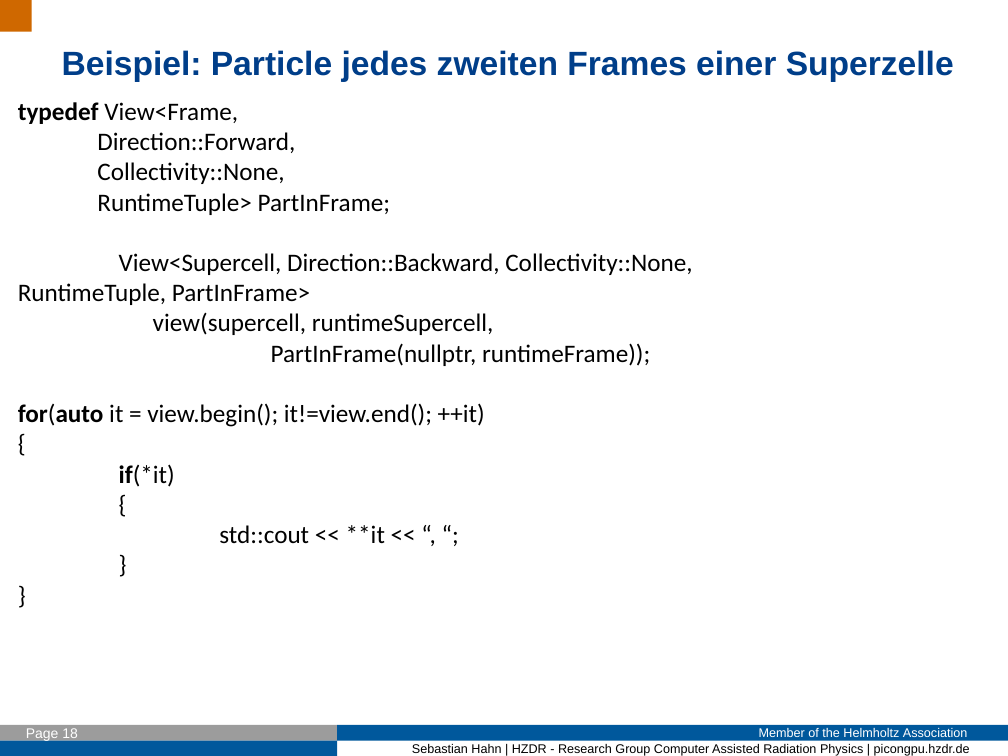
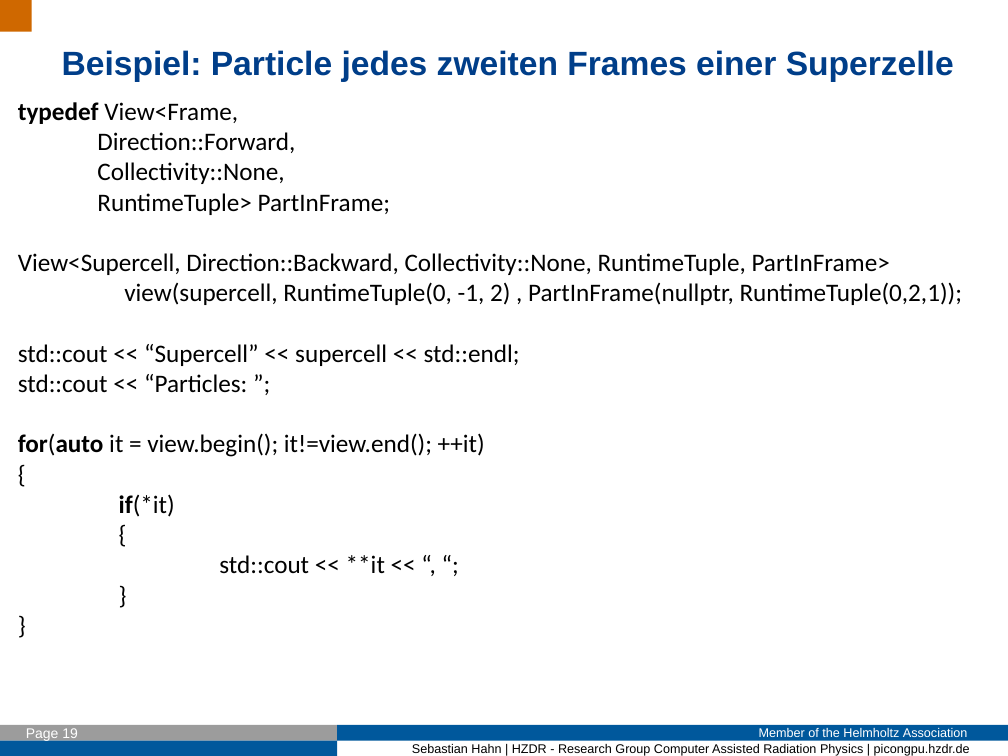
Before and after one commit to Fettpet/DeepIterator, a slide deck: slide 19 of Presi/2017_01_16_Intro.odp (slide 18 before the commit). Drawn at 1008x756 pixels with LibreOffice and Linux fonts; fonts in the diff are those of the drawing; background and template pictures are left out. Boxes give left, top, right and bottom in pixels: in the first picture for what was removed or moved away, otherwise in the second. Text is boxed around its words. In the diff, an @@ line names an element or a change of style, - is before the commit and + after.

```diff
--- a/Presi/2017_01_16_Intro.odp
+++ b/Presi/2017_01_16_Intro.odp
@@ text at box(18, 282, 962, 393): text changed @@
-view(supercell, runtimeSupercell,
-PartInFrame(nullptr, runtimeFrame));
+view(supercell, RuntimeTuple(0, -1, 2) , PartInFrame(nullptr, RuntimeTuple(0,2,1));
+std::cout << “Supercell” << supercell << std::endl;
+std::cout << “Particles: ”;
```
Also in this commit, not shown: 9 other slides changed, 6 slides added, 2 slides removed, 33 other files.
